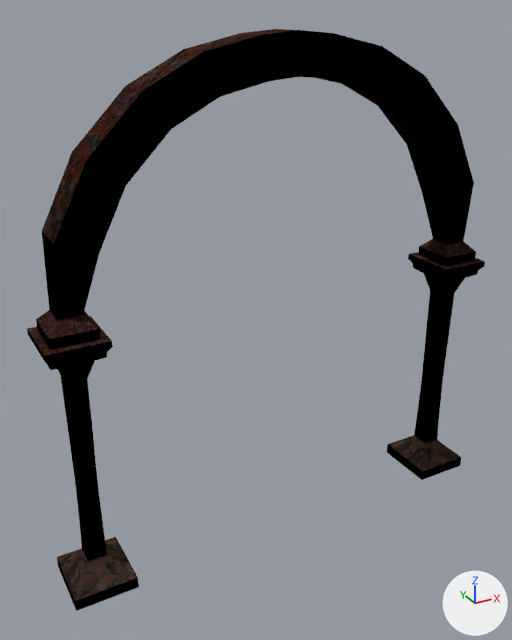
What one commit did to the Blender file RomanArzyle/Archway.blend.
Camera for both pictures: a 50 mm camera at (-1.46, -2.51, 2.25) aimed at (-0.11, -0.05, 1.02). The lights are fixed; the arrows at lower right show +X, +Y and +Z.

Objects in the first picture: 'Archway'.
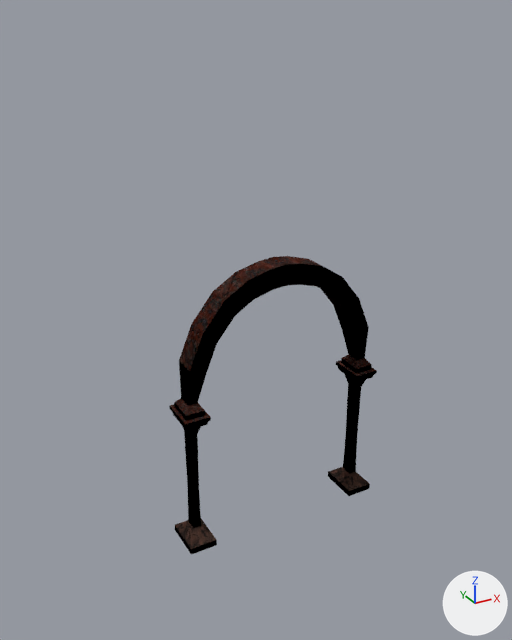
Boxes [x1, y1, x2, y2] around the edits, measured in the pictures (512 x 640 px):
'Archway', reshaped, moved, rescaled, modifiers changed (54% narrower, 49% shorter): before [27, 29, 485, 611]; after [169, 256, 377, 555]
part 1 of me_cube_003, added (black): after [274, 256, 377, 496]

The change, as a list of edits to the scene's bpy script:
```text
Change me_cube_003:
    used by ob_archway; location = (0.0, 0.0, 1.185)
    remove me_cube_003.from_pydata(...)  # 92 vertices, 89 faces; spans x -1.05..0.0, y -0.23..0.06, z -1.2..1.0
    add me_cube_003.from_pydata(...)  # 180 vertices, 178 faces; spans x -1.05..1.05, y -0.23..0.06, z -1.2..1.0
    me_cube_003 part 1
    68 vertices are added at x 0.12..1.05, y -0.23..0.06, z -1.2..0.98
    10 new vertices lie (0.08, 0.0, 0.0) away from vertices in x 0.88, y -0.13..-0.04, z -1.06..-0.21
    10 new vertices lie (0.0, 0.17, 0.0) away from vertices in x 0.12..0.95, y -0.17, z 0.29..0.98
    40 new faces join them, mat_material_001
    49 new faces join them, mat_material_002
Change ob_archway:
    remove _m = ob_archway.modifiers.new('Mirror', 'MIRROR')
    ob_archway.location: (0.0, 0.0, 1.185) -> (0.0, 0.0, 0.688)
    ob_archway.scale: (1.0, 1.0, 1.0) -> (0.477, 0.657, 0.59)
```
